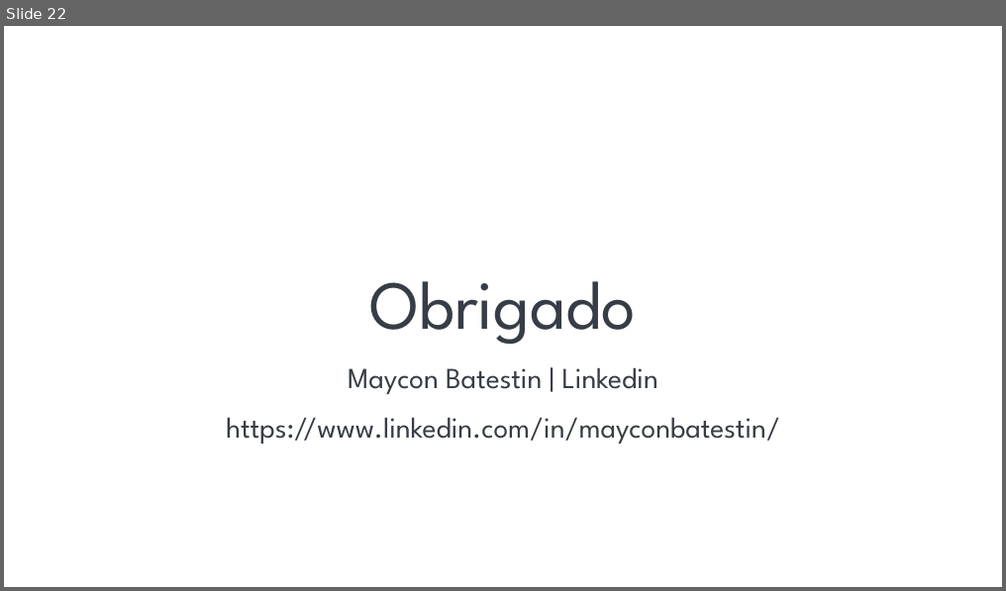
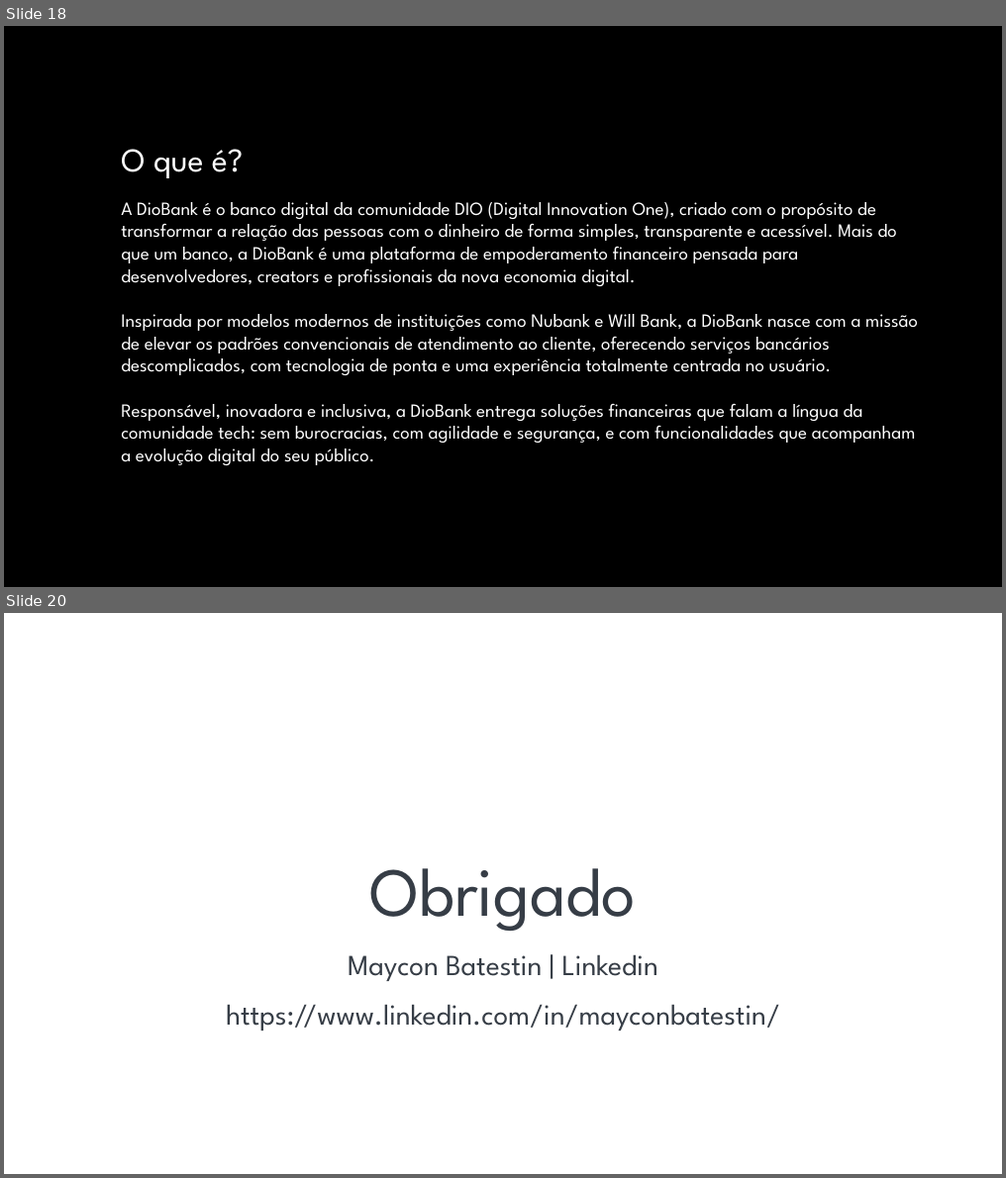
Before and after one commit to batestin1/aula_dio_agentes_sql, a slide deck: materiais/agents_sql.pptx. Shown one above the other, each under a label of ours: slide 22 before the commit, slides 18 and 20 after it; the slides between them are not shown. The pictures are 1006x591 and 1006x1178 pixels, drawn with LibreOffice and Linux fonts; fonts in the diff are those of the drawing; background and template pictures are left out. Boxes give left, top, right and bottom in pixels: in the first picture for what was removed or moved away, otherwise in the second. Text is boxed around its words. In the diff, an @@ line names an element or a change of style, - is before the commit and + after.

```diff
--- a/materiais/agents_sql.pptx
+++ b/materiais/agents_sql.pptx
@@ slide 18 added at <box>4,26,1002,587</box>, background picture (left out) @@
@@ text added at <box>121,149,243,178</box>, 32 pt, text #FFFFFF @@
+O que é?
@@ text added at <box>121,202,918,466</box>, 18 pt, text #FFFFFF @@
+A DioBank é o banco digital da comunidade DIO (Digital Innovation One), criado com o propósito de transformar a relação das pessoas com o dinheiro de forma simples, transparente e acessível. Mais do que um banco, a DioBank é uma plataforma de empoderamento financeiro pensada para desenvolvedores, creators e profissionais da nova economia digital.
+Inspirada por modelos modernos de instituições como Nubank e Will Bank, a DioBank nasce com a missão de elevar os padrões convencionais de atendimento ao cliente, oferecendo serviços bancários descomplicados, com tecnologia de ponta e uma experiência totalmente centrada no usuário.
+Responsável, inovadora e inclusiva, a DioBank entrega soluções financeiras que falam a língua da comunidade tech: sem burocracias, com agilidade e segurança, e com funcionalidades que acompanham a evolução digital do seu público.
@@ what was slide 22 is now slide 20 @@
```
Also in this commit, not shown: 4 slides changed, 3 other slides added, 6 slides removed, 20 other files.
